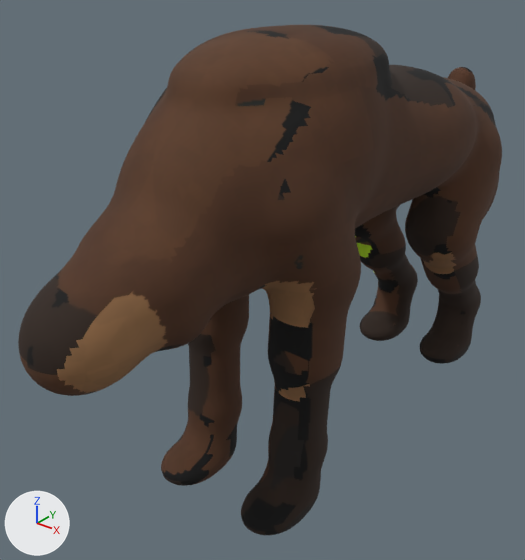
A saved change to the glTF model reference/models/bohemia/own_body/short_faced_bear.glb.
Camera for both pictures: a 50 mm camera at (52.7, -88.3, 71.7) aimed at (-4.6, -16.7, 27.3). The lights are fixed; the arrows at lower left show +X, +Y and +Z. The older version comes first. Vertices at exactly the same position are counted once.

In view in the first picture: 'short_faced_bear'.
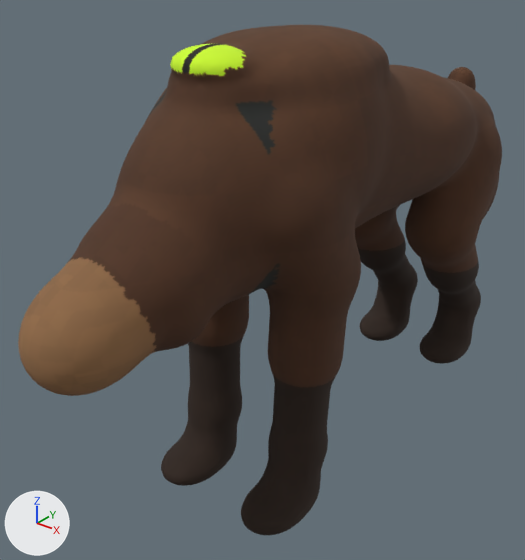
Location of each change, [x1, y1, x2, y2] in pixels of the pictures (525 x 560 px; the box of a moved part takes in the faces that stretch with it):
part 1 of me_short_faced_bear, moved or reshaped
    before: [171, 43, 268, 170]
    after: [170, 43, 268, 170]
part 2 of me_short_faced_bear, surface changed
    both: [18, 25, 496, 535]

Diff of the bpy script that builds the scene:
```diff
--- a/reference/models/bohemia/own_body/short_faced_bear.glb.py
+++ b/reference/models/bohemia/own_body/short_faced_bear.glb.py
@@ me_short_faced_bear @@
 # used by ob_short_faced_bear; location = (0.0, 0.0, 0.0)
-me_short_faced_bear.from_pydata(...)  # 36414 vertices, 72824 faces; spans x -14.2..14.2, y -57.0..34.7, z -0.7..61.3
+me_short_faced_bear.from_pydata(...)  # 36464 vertices, 72924 faces; spans x -14.2..14.2, y -57.0..34.7, z -0.7..61.3
+# me_short_faced_bear part 1: 32 vertices moved from x -4.9..4.9, y -38.0..-27.6, z 51.0..60.5 to x -5.0..5.2, y -38.0..-27.6, z 51.0..60.7; 199 vertices removed from x -4.9..4.9, y -34.1..-27.6, z 57.4..60.3; 249 vertices added at x -5.2..5.0, y -34.7..-27.6, z 57.5..60.8
+# me_short_faced_bear part 2: 64645 kept faces spanning x -14.2..14.2, y -57.0..34.7, z -0.7..61.3 get new texture (UV) coordinates
+# other edits to the shape of me_short_faced_bear do not show in these pictures
 me_short_faced_bear.materials.append(mat_coat_short_faced_bear)
```
